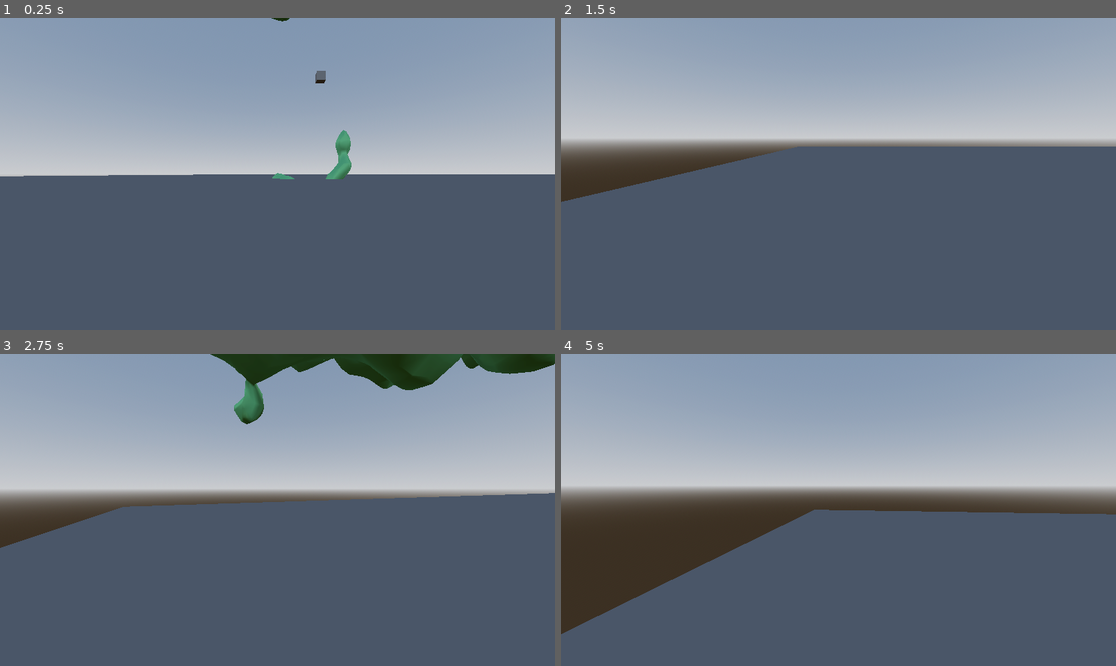
Above: before the commit, frames 1-4 (two rows, left to right).
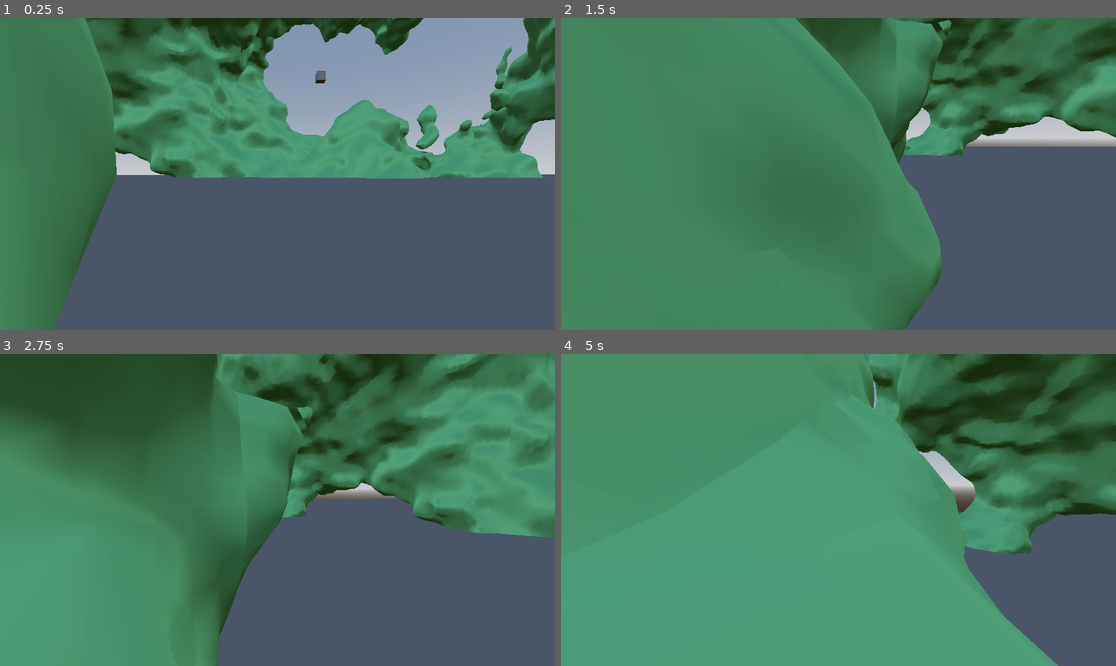
Above: after the commit, the same moments.

Repository: DyslexicWolf/GraduationWork_IGP
Game: Godot game, scene res://Scenes/MarchingCubes_CPU.tscn
Same seed, same stepped clock (60 frames per second), same inputs: the game is played once before the commit and once after it.
Inputs (mouse positions are in pixels of both pictures, inside the frame that each line leads up to):
- Up to frame 1 (0.25 s): no input
- Up to frame 2 (1.5 s): tap Enter at 0.5 s; move the mouse to (960, 158) at 0.52 s; hold D (move_right) 0.53-1.28 s; hold Space (move_fly) 0.53-1.28 s; click (960, 158) at 0.67 s; move the mouse to (810, 174) at 1.27 s; hold W (move_up) from 1.28 s (still down); tap Space (move_fly) at 1.35 s
- Up to frame 3 (2.75 s): keep holding W (move_up); move the mouse to (288, 503) at 2.02 s; hold Space (move_fly) from 2.03 s (still down)
- Up to frame 4 (5 s): keep holding W (move_up); move the mouse to (832, 516) at 2.77 s; release Space (move_fly) at 2.78 s; tap Space (move_fly) at 2.85, 4.35 s; move the mouse to (877, 513) at 3.52 s; hold Space (move_fly) 3.53-4.28 s; move the mouse to (794, 506) at 4.27 s

The runs differ from the first frame. In frame 1, 44% of the frame differs, in the area x 0-100%, y 0-100%; in frame 2, 78%; in frame 3, 71%; in frame 4, 90%.

Commit message:
Partial fix for chunk loading, still issues with "seams" between the chunk meshes

Diff:
--- a/graduation-work-igp/Scenes/MarchingCubes_CPU.tscn
+++ b/graduation-work-igp/Scenes/MarchingCubes_CPU.tscn
@@ -34,8 +34,9 @@
 [node name="GeneratedTerrain" type="MeshInstance3D" parent="."]
 script = ExtResource("1_n7p7l")
 terrain_material = ExtResource("2_hhg1a")
-resolution = 40
 noise = SubResource("FastNoiseLite_torgq")
+chunk_size = 50
+render_distance = 1
 
 [node name="Ground" type="MeshInstance3D" parent="."]
 transform = Transform3D(374.01376, 0, 0, 0, 0.9999994, 0, 0, 0, 299.93817, 347.9402, 0, 198.18314)
--- a/graduation-work-igp/Scripts/TerrainGeneration.gd
+++ b/graduation-work-igp/Scripts/TerrainGeneration.gd
@@ -8,9 +8,8 @@
 @export var flat_shaded: bool = false
 @export var terrain_terrace: int = 1
 @export var chunk_size: int = 8
-@export var render_distance: int = 1
+@export var render_distance: int = 0
 
-var player_position: Vector3 = Vector3()
 var loaded_chunks: Dictionary = {}
 var player: CharacterBody3D
 
@@ -18,12 +17,11 @@
 	player = $"../Player"
 
 func _process(_delta):
-	player_position = player.position
-
 	# Calculate player chunk position
-	var player_chunk_x = int(player_position.x / chunk_size)
-	var player_chunk_y = int(player_position.y / chunk_size)
-	var player_chunk_z = int(player_position.z / chunk_size)
+	var player_chunk_x = int(player.position.x / chunk_size)
+	var player_chunk_y = int(player.position.y / chunk_size)
+	var player_chunk_z = int(player.position.z / chunk_size)
+	#print("chunk x="+str(player_chunk_x), "chunk y="+str(player_chunk_y), "chunk z="+str(player_chunk_z))
 
 	# Load and unload chunks based on player position
 	for x in range(player_chunk_x - render_distance, player_chunk_x + render_distance + 1):
@@ -40,7 +38,7 @@
 					loaded_chunks[chunk_key].position.z = z * chunk_size
 
 	# Unload chunks that are out of render distance
-	for key in loaded_chunks.keys():
+	for key in loaded_chunks.keys().duplicate():
 		var coords = key.split(",")
 		var chunk_x = int(coords[0])
 		var chunk_y = int(coords[1])
@@ -52,9 +50,7 @@
 	var chunk_mesh = generate_chunk_mesh(x, y, z)
 	var chunk_instance = MeshInstance3D.new()
 	chunk_instance.mesh = chunk_mesh
-	chunk_instance.position.x = x * chunk_size
-	chunk_instance.position.y = y * chunk_size
-	chunk_instance.position.z = z * chunk_size
+	chunk_instance.position = Vector3(x, y, z) * chunk_size
 	add_child(chunk_instance)
 	loaded_chunks[str(x) + "," + str(y) + "," + str(z)] = chunk_instance
 
@@ -64,32 +60,32 @@
 		var chunk_instance = loaded_chunks[chunk_key]
 		chunk_instance.queue_free()
 		loaded_chunks.erase(chunk_key)
-		print('UNLOAD CHNK')
+		print('UNLOAD CHUNK')
 
 func generate_chunk_mesh(x, y, z):
 	var generated_mesh = generate(Vector3(x, y, z) * chunk_size)
 	return generated_mesh
 
 func generate(chunk_pos: Vector3):
-	var voxel_grid = VoxelGrid.new(resolution, iso_level)
+	var voxel_grid = VoxelGrid.new(resolution + 1, iso_level)
 
-	#generate terrain
-	for x in range(voxel_grid.resolution):
-		for y in range(voxel_grid.resolution):
-			for z in range(voxel_grid.resolution):
+	#generate scalar values for each voxel
+	for x in range(resolution + 1):
+		for y in range(resolution + 1):
+			for z in range(resolution + 1):
 				var value = noise.get_noise_3d(x + chunk_pos.x, y + chunk_pos.y, z + chunk_pos.z)
 				#code to check out
 				##var value = noise.get_noise_3d(x + chunk_pos.x, y + chunk_pos.y, z + chunk_pos.z)+(y+y%TERRAIN_TERRACE)/float(voxel_grid.resolution)-0.5
 				voxel_grid.write(x, y, z, value)
 
-	 #march the cubes
+	#march the cubes
 	var vertices = PackedVector3Array()
-	for x in voxel_grid.resolution-1:
-		for y in voxel_grid.resolution-1:
-			for z in voxel_grid.resolution-1:
+	for x in range(resolution):
+		for y in range(resolution):
+			for z in range(resolution):
 				HelperFunctions.march_cube(x, y, z, voxel_grid, vertices)
 
-	# Create mesh surface and draw
+	#create mesh surface and draw
 	var surface_tool = SurfaceTool.new()
 	surface_tool.begin(Mesh.PRIMITIVE_TRIANGLES)
 
@@ -102,4 +98,4 @@
 	surface_tool.generate_normals()
 	surface_tool.index()
 	surface_tool.set_material(terrain_material)
-	mesh = surface_tool.commit()
+	return surface_tool.commit()
